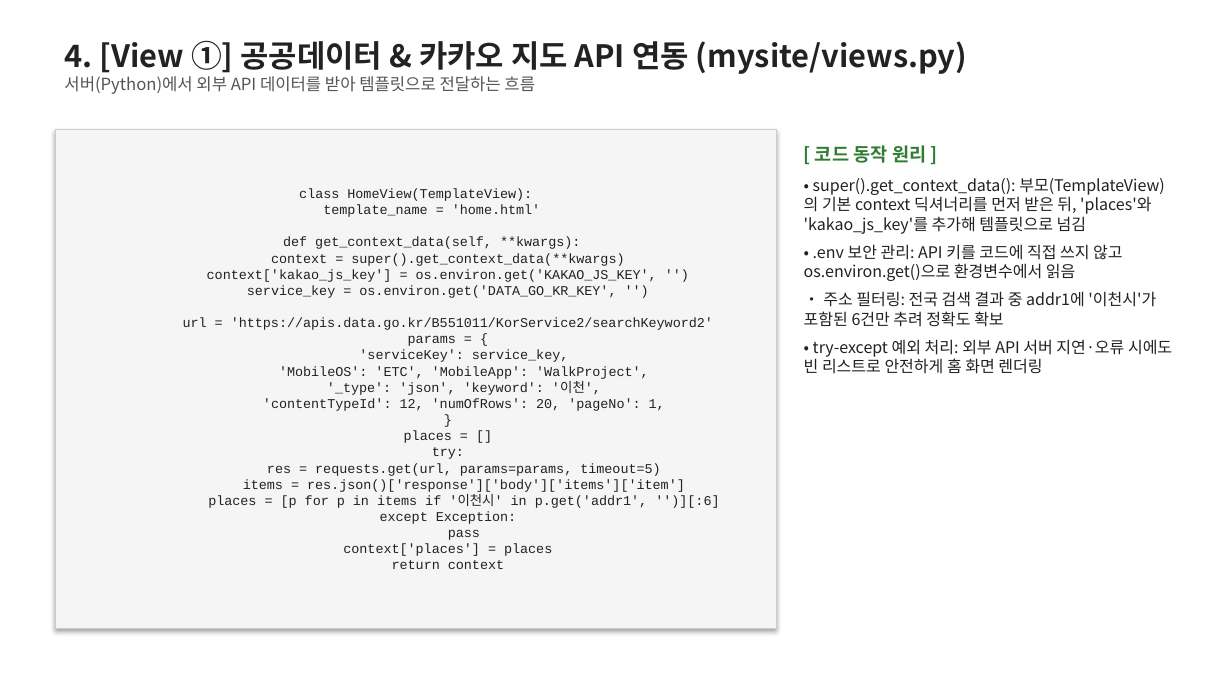
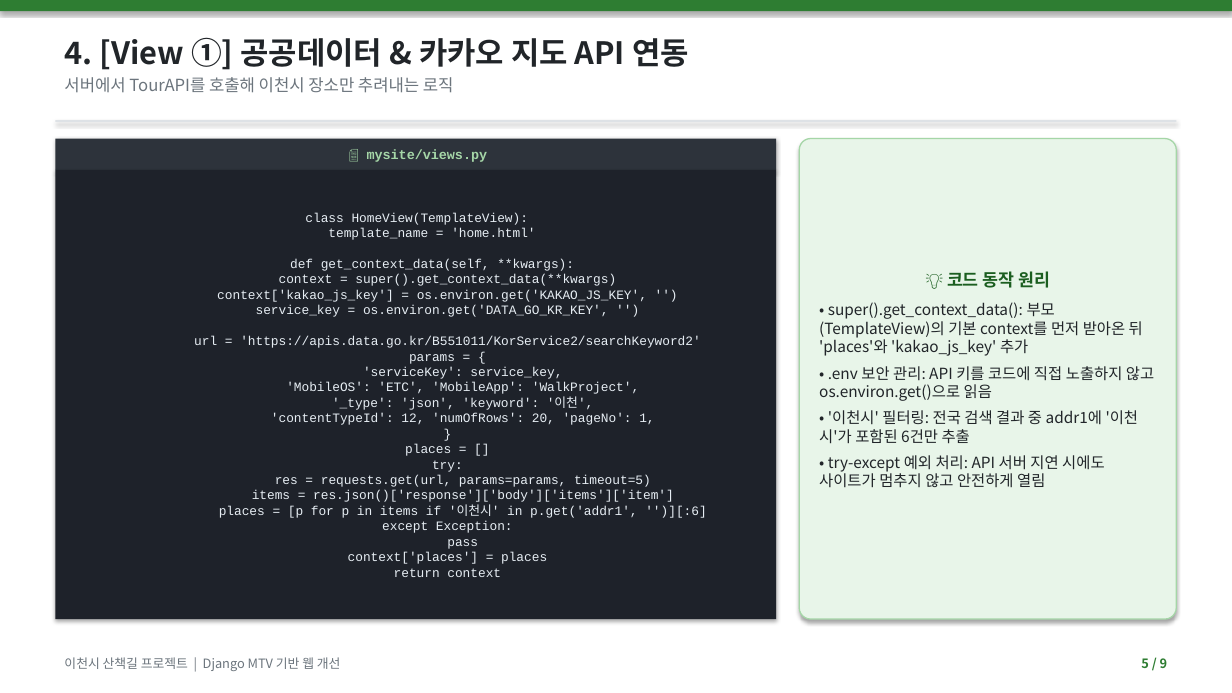
Before and after one commit to bae-hyung-jin/Django, a slide deck: slide 5 of 이천시_산책길_프로젝트_발표.pptx. Drawn at 1232x693 pixels with LibreOffice and Linux fonts; fonts in the diff are those of the drawing. Boxes give left, top, right and bottom in pixels: in the first picture for what was removed or moved away, otherwise in the second. Text is boxed around its words. In the diff, an @@ line names an element or a change of style, - is before the commit and + after.

```diff
--- a/이천시_산책길_프로젝트_발표.pptx
+++ b/이천시_산책길_프로젝트_발표.pptx
@@ rectangle added at (x1=0, y1=0, x2=1232, y2=11), fill #2E7D32 @@
@@ text at (x1=64, y1=37, x2=689, y2=93): text changed; size 24 to 13 pt; text colour #222222 to #6C757D; bold off @@
-4. [View ①] 공공데이터 & 카카오 지도 API 연동 (mysite/views.py)
-서버(Python)에서 외부 API 데이터를 받아 템플릿으로 전달하는 흐름
+4. [View ①] 공공데이터 & 카카오 지도 API 연동
+서버에서 TourAPI를 호출해 이천시 장소만 추려내는 로직
@@ rectangle added at (x1=55, y1=120, x2=1177, y2=122), fill #DEE2E6 @@
@@ rectangle added at (x1=55, y1=139, x2=776, y2=170), fill #2D333B, 10.5 pt, text #A5D6A7, bold @@
+📄 mysite/views.py
@@ rounded rectangle "💡 코드 동작 원리" resized from (x1=804, y1=145, x2=1172, y2=374) to (x1=799, y1=139, x2=1177, y2=619) @@
@@ rounded rectangle "💡 코드 동작 원리" at (x1=799, y1=139, x2=1177, y2=619): vertical alignment top to middle; fill none to #E8F5E9; outline none to #A5D6A7 1 pt; shadow on @@
@@ rectangle "class HomeView(TemplateView): template_name = 'home.html' ..." resized from (x1=55, y1=129, x2=776, y2=628) to (x1=55, y1=170, x2=776, y2=619) @@
@@ rectangle "class HomeView(TemplateView): template_name = 'home.html' ..." at (x1=55, y1=170, x2=776, y2=619): size 10.5 to 10 pt, text colour #222222 to #E6EDF3; fill #F5F5F5 to #1E222A; outline #CCCCCC 0.75 pt to none @@
@@ text in rounded rectangle at (x1=819, y1=271, x2=1154, y2=488): text changed; size 12.5 to 12 pt; text colour #222222 to #212529 @@
-[ 코드 동작 원리 ]
-• super().get_context_data(): 부모(TemplateView)의 기본 context 딕셔너리를 먼저 받은 뒤, 'places'와 'kakao_js_key'를 추가해 템플릿으로 넘김
-• .env 보안 관리: API 키를 코드에 직접 쓰지 않고 os.environ.get()으로 환경변수에서 읽음
-• 주소 필터링: 전국 검색 결과 중 addr1에 '이천시'가 포함된 6건만 추려 정확도 확보
-• try-except 예외 처리: 외부 API 서버 지연·오류 시에도 빈 리스트로 안전하게 홈 화면 렌더링
+💡 코드 동작 원리
+• super().get_context_data(): 부모(TemplateView)의 기본 context를 먼저 받아온 뒤 'places'와 'kakao_js_key' 추가
+• .env 보안 관리: API 키를 코드에 직접 노출하지 않고 os.environ.get()으로 읽음
+• '이천시' 필터링: 전국 검색 결과 중 addr1에 '이천시'가 포함된 6건만 추출
+• try-except 예외 처리: API 서버 지연 시에도 사이트가 멈추지 않고 안전하게 열림
@@ text added at (x1=64, y1=657, x2=341, y2=671), 10 pt, text #6C757D @@
+이천시 산책길 프로젝트 | Django MTV 기반 웹 개선
@@ text added at (x1=1141, y1=658, x2=1168, y2=668), 10 pt, text #2E7D32, bold @@
+5 / 9
```
Also in this commit, not shown: 8 other slides changed, 4 other files.
